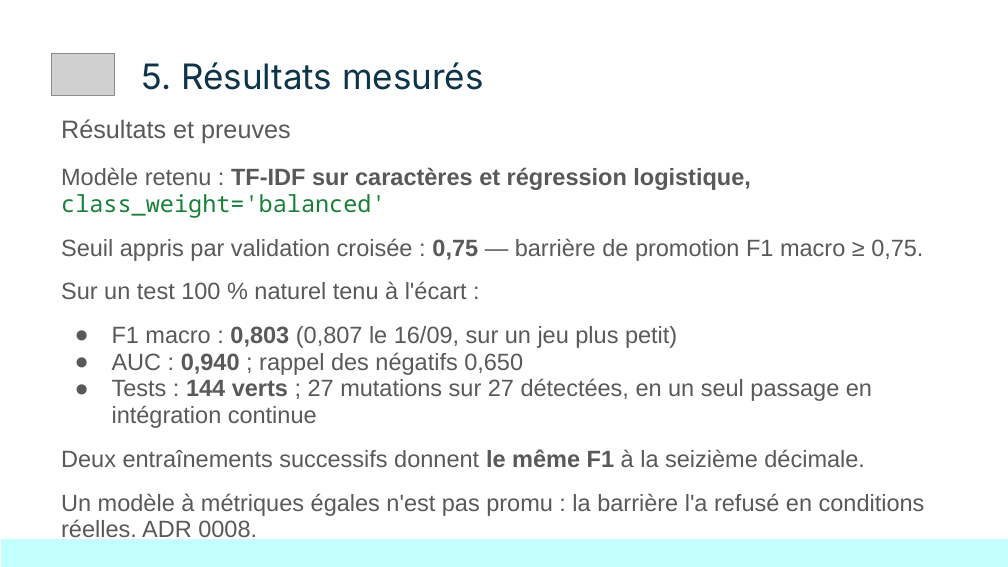
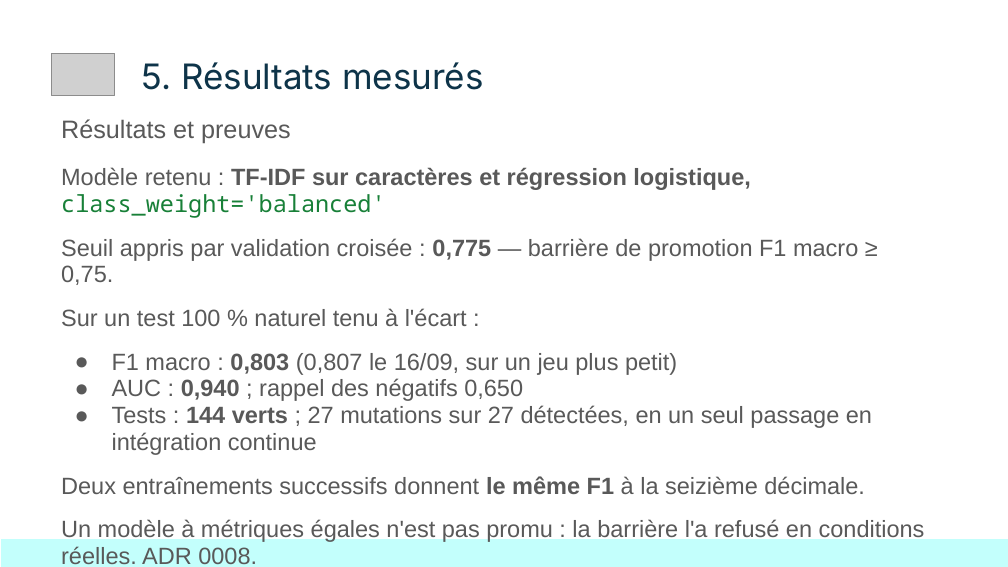
Before and after one commit to KinSushi/reviewpulse-pipeline, a slide deck: slide 7 of docs/presentation/ReviewPulse_DemoDay.pptx. Drawn at 1008x567 pixels with LibreOffice and Linux fonts; fonts in the diff are those of the drawing; grey boxes stand for pictures. Boxes give left, top, right and bottom in pixels: in the first picture for what was removed or moved away, otherwise in the second. Text is boxed around its words. In the diff, an @@ line names an element or a change of style, - is before the commit and + after.

```diff
--- a/docs/presentation/ReviewPulse_DemoDay.pptx
+++ b/docs/presentation/ReviewPulse_DemoDay.pptx
@@ text at [61,238,858,285]: text changed @@
-Seuil appris par validation croisée : 0,75 — barrière de promotion F1 macro ≥ 0,75.
+Seuil appris par validation croisée : 0,775 — barrière de promotion F1 macro ≥ 0,75.
```
Also in this commit, not shown: 2 other slides changed, 2 other files.
